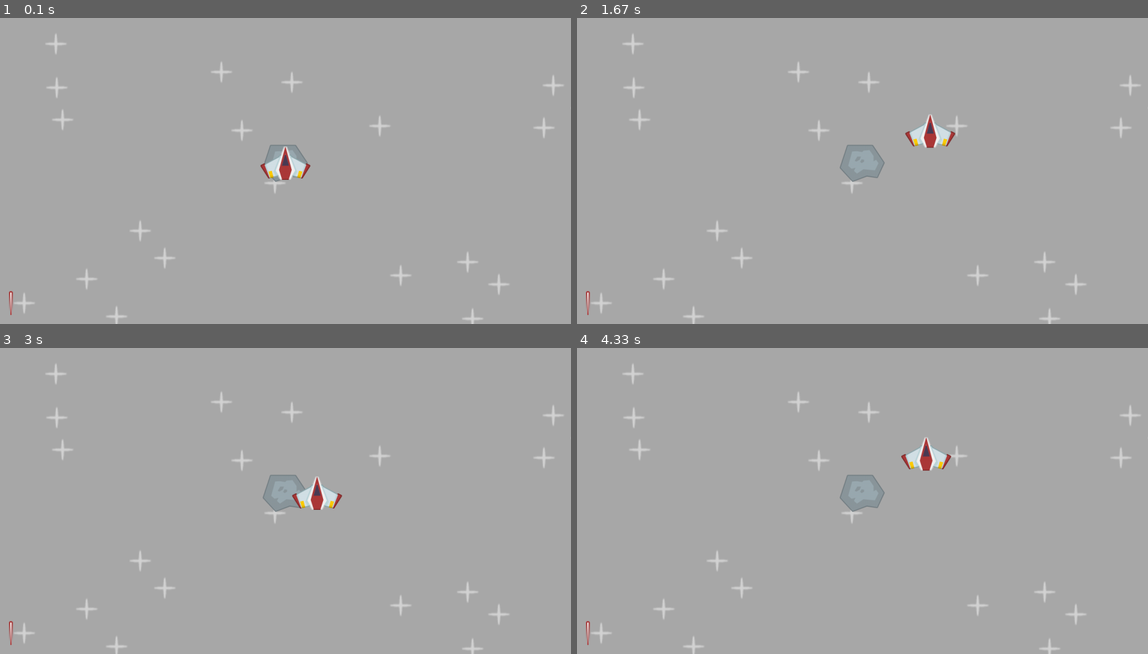
Above: before the commit, frames 1-4 (two rows, left to right).
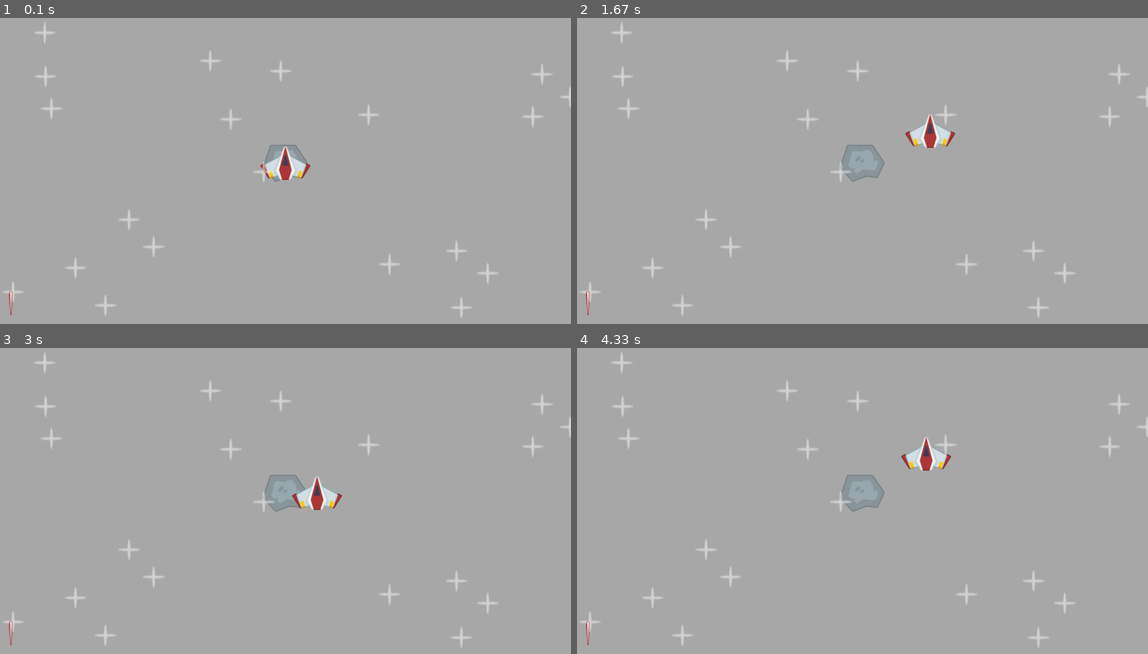
Above: after the commit, the same moments.

Repository: zehra-ozkan/pygame
Game: pygame game, started from spaceshift/main.py
Two runs of this game, one before a commit and one after it. Both use one fixed random seed, a clock stepped at 60 frames per second and the inputs below.
Inputs:
- Up to frame 1 (0.1 s): no input
- Up to frame 2 (1.67 s): tap Space at 0.33 s; hold Right 0.67-1.13 s; hold Up 1.17-1.47 s; hold Right from 1.5 s (still down)
- Up to frame 3 (3 s): release Right at 1.97 s; hold Left 2-2.53 s; hold Down 2.57-2.87 s; hold Left from 2.9 s (still down)
- Up to frame 4 (4.33 s): release Left at 3.3 s; hold Up 3.33-3.7 s; hold Right from 3.73 s (still down)

The runs differ from the first frame. In frame 1, 1.6% of the frame differs, in the area x 0-100%, y 1-100%; in frame 2, 1.6%; in frame 3, 1.6%; in frame 4, 1.6%.

Commit message:
star exercise completed

Diff:
--- a/spaceshift/main.py
+++ b/spaceshift/main.py
@@ -20,7 +20,16 @@
         self.direction = self.direction.normalize() if self.direction.magnitude() > 0 else self.direction #this stabilises teh speed
         self.rect.center = self.rect.center +  self.direction * self.speed * dt #multipllying with dt makes the movement speed independent from fps
 
+            #laser
+        k = pygame.key.get_just_pressed()
+        if k[pygame.K_SPACE]:
+            print("space pressed")
 
+class Star(pygame.sprite.Sprite):
+    def __init__(self, groups ):
+        super().__init__(groups)
+        self.image = pygame.image.load(join('spaceshift','images', 'star.png')).convert_alpha()
+        self.rect = self.image.get_frect(center=(0, 0))
 
 pygame.init()
 
@@ -42,19 +51,17 @@
 player = Player(all_sprites)
 
 
-star_surface = pygame.image.load(join('spaceshift','images', 'star.png')).convert_alpha()
-star_coordinates = []
+stars = []
 for i in range (20):
-    star_coordinates.append((randrange(0, WIDTH), randrange(0, HEIGHT)))
+    star = Star(all_sprites)
+    star.rect.center = (randrange(0, WIDTH), randrange(0, HEIGHT))
+    stars.append(star)
 
 meteor_surface = pygame.image.load(join('spaceshift', 'images', 'meteor.png')).convert_alpha()
-meteor_rectangle = meteor_surface.get_frect(center=(WIDTH / 2, HEIGHT/2))
+meteor_rectangle = meteor_surface.get_frect(center=(WIDTH / 2, HEIGHT / 2))
 
 laser_surface = pygame.image.load(join('spaceshift', 'images', 'laser.png')).convert_alpha()
 laser_rectangle = laser_surface.get_frect(bottomleft=(20, HEIGHT - 20))
-
-
-
 
 
 while not exit:
@@ -67,24 +74,17 @@
     keys = pygame.key.get_pressed()
 
 
-    #laser
-    k = pygame.key.get_just_pressed()
-    if k[pygame.K_SPACE]:
-        print("space pressed")
-
-
-
     display_surface.fill('darkgrey')#if you remove htis line it does not claer
-    for i in star_coordinates:
-        display_surface.blit(star_surface, i)#putting one surface on another surface
-
+    """ for star in stars:
+        display_surface.blit(star.image, star.rect)#putting one surface on another surface
+     """
 
     #display_surface.blit(player_surf, (surface_x, 5))#putting one surface on another surface
 
 
     display_surface.blit(meteor_surface, meteor_rectangle)
     display_surface.blit(laser_surface, laser_rectangle)
-    display_surface.blit(player.image, player.rect)
+    #display_surface.blit(player.image, player.rect)
     all_sprites.draw(display_surface)
     pygame.display.update()
 
